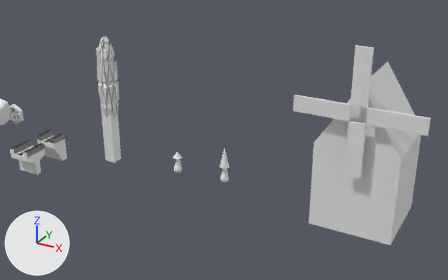
Two versions of the Blender file raw/props.blend, one commit apart.
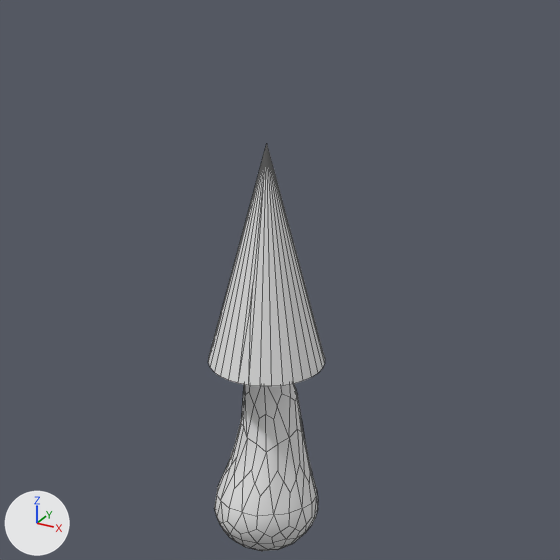
Each version appears first from a 50 mm camera at (144.9, -173.1, 102.1) aimed at (47.8, 3.5, 13.8), and next in a close-up on the part from 45% to 56% of the width and 48% to 65% of the height. The axes (+X, +Y, +Z) are drawn at lower left. The lights are the same throughout. The close-ups show mesh edges as thin lines.

Script lines for the objects in view, before the commit:
```python
me_carriermesh_001 = bpy.data.meshes.new('CarrierMesh.001')
me_carriermesh_001.from_pydata(...)  # 283 vertices, 279 faces; spans x -1.61..1.89, y -1.95..1.57, z -1.63..11.88
ob_icosphere_002 = bpy.data.objects.new('Icosphere.002', me_carriermesh_001)
ob_icosphere_002.location = (49.79, 0.15, 0.74)
```
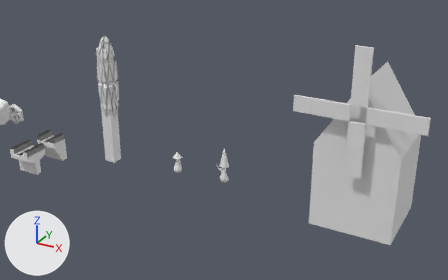
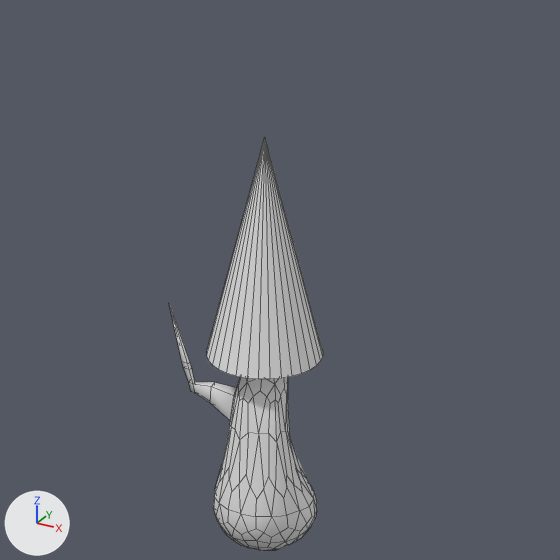
Where the change shows, as pixel boxes [x1, y1, x2, y2] in the close-ups (560 x 560 px):
'Icosphere.002', reshaped, turned
    before: [208, 144, 325, 551]
    after: [169, 138, 323, 551]
part 1 of me_carriermesh_001, built on
    before: [289, 398, 297, 438]
    after: [169, 304, 236, 420]

The edits, one by one:
me_carriermesh_001 is used by ob_icosphere_002; location (49.79, 0.15, 0.74).
me_carriermesh_001 had 283 vertices, 279 faces and spanned x -1.61..1.89, y -1.95..1.57, z -1.63..11.88.
me_carriermesh_001 now has 307 vertices, 303 faces and spans x -1.61..3.66, y -1.95..1.57, z -1.63..11.88.
Part 1, on me_carriermesh_001:
1 face is deleted.
24 vertices are added at x 1.9..3.66, y -0.68..-0.13, z 2.54..5.44.
25 new faces join them, smooth.
Object 'Icosphere.002' (ob_icosphere_002) turns from (0, 0, 0) to (0, 0, -180) degrees about x, y and z.
